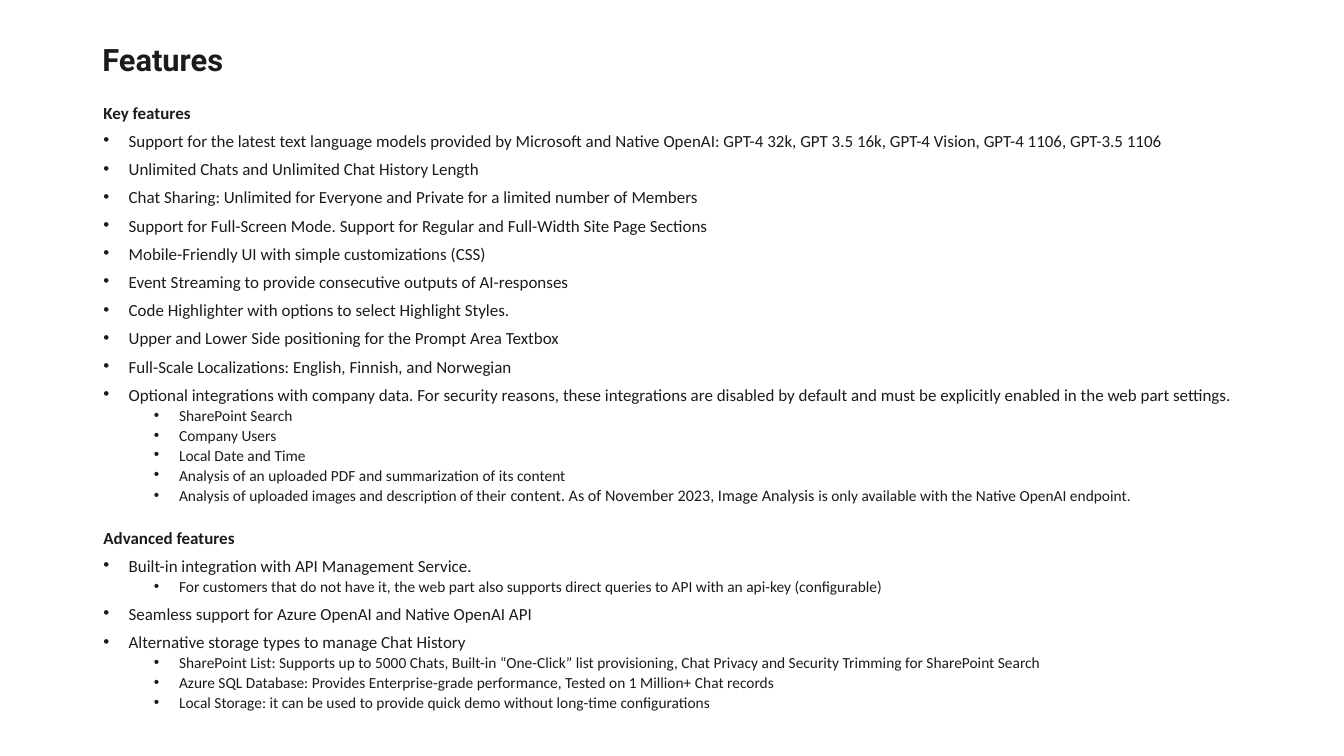
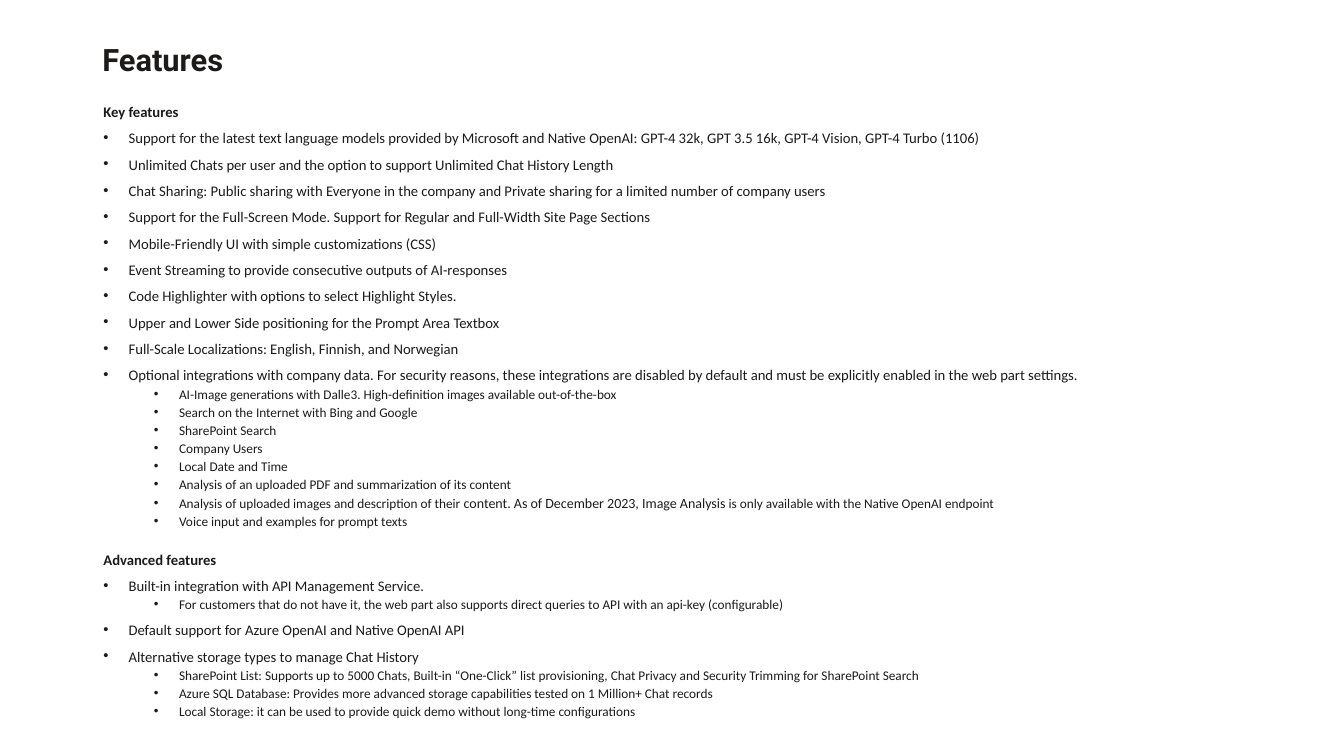
Before and after one commit to Paul-Borisov/react-azure-open-ai-chat-web-part-spfx, a slide deck: slide 6 of docs/azure-openai-chat-web-part-presentation.pptx. Drawn at 1344x756 pixels with LibreOffice and Linux fonts; fonts in the diff are those of the drawing. Boxes give left, top, right and bottom in pixels: in the first picture for what was removed or moved away, otherwise in the second. Text is boxed around its words. In the diff, an @@ line names an element or a change of style, - is before the commit and + after.

Commit message:
Presentation documents updated with the recently added new features

```diff
--- a/docs/azure-openai-chat-web-part-presentation.pptx
+++ b/docs/azure-openai-chat-web-part-presentation.pptx
@@ text at (103, 107, 1077, 719): size 12.1 to 10.4 pt in "Key features", "Mobile-Friendly UI with simple customizations (CSS)", "Event Streaming to provide consecutive outputs of ...", "Code Highlighter with options to select Highlight ..." and 6 more places; size 11 to 9.5 pt in "SharePoint Search", "Company Users", "Local Date and Time", "Analysis of an uploaded PDF and summarization ..." and 3 more places @@
@@ text at (129, 132, 979, 225): text changed; size 12.1 to 10.4 pt @@
-• Support for the latest text language models provided by Microsoft and Native OpenAI: GPT-4 32k, GPT 3.5 16k, GPT-4 Vision, GPT-4 1106, GPT-3.5 1106
-• Unlimited Chats and Unlimited Chat History Length
-• Chat Sharing: Unlimited for Everyone and Private for a limited number of Members
-• Support for Full-Screen Mode. Support for Regular and Full-Width Site Page Sections
+• Support for the latest text language models provided by Microsoft and Native OpenAI: GPT-4 32k, GPT 3.5 16k, GPT-4 Vision, GPT-4 Turbo (1106)
+• Unlimited Chats per user and the option to support Unlimited Chat History Length
+• Chat Sharing: Public sharing with Everyone in the company and Private sharing for a limited number of company users
+• Support for the Full-Screen Mode. Support for Regular and Full-Width Site Page Sections
@@ text at (179, 389, 616, 420): paragraphs added @@
+  • AI-Image generations with Dalle3. High-definition images available out-of-the-box
+  • Search on the Internet with Bing and Google
@@ text at (179, 498, 994, 528): text changed; size 11 to 9.5 pt @@
-  • Analysis of uploaded images and description of their content. As of November 2023, Image Analysis is only available with the Native OpenAI endpoint.
+  • Analysis of uploaded images and description of their content. As of December 2023, Image Analysis is only available with the Native OpenAI endpoint
+  • Voice input and examples for prompt texts
@@ text at (129, 624, 465, 638): text changed; size 12.1 to 10.4 pt @@
-• Seamless support for Azure OpenAI and Native OpenAI API
+• Default support for Azure OpenAI and Native OpenAI API
@@ text at (179, 688, 713, 701): text changed; size 11 to 9.5 pt @@
-  • Azure SQL Database: Provides Enterprise-grade performance, Tested on 1 Million+ Chat records
+  • Azure SQL Database: Provides more advanced storage capabilities tested on 1 Million+ Chat records
```
Also in this commit, not shown: 4 other slides changed, 2 slides added, 1 other file.
